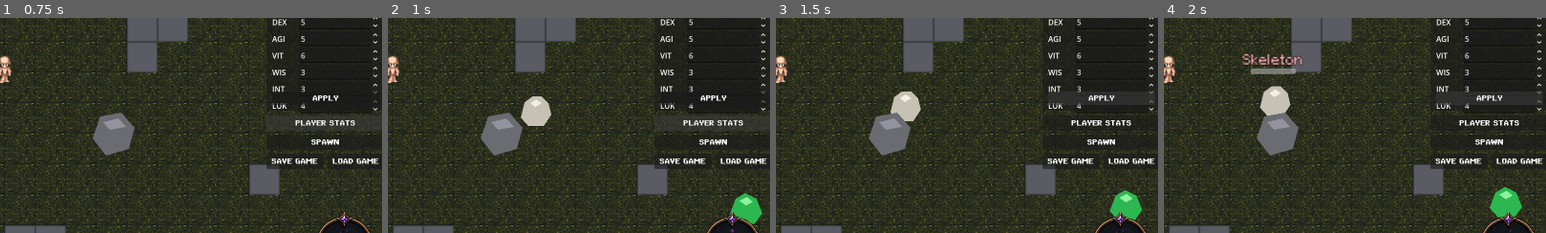
Above: before the commit, frames 1-4 (left to right).
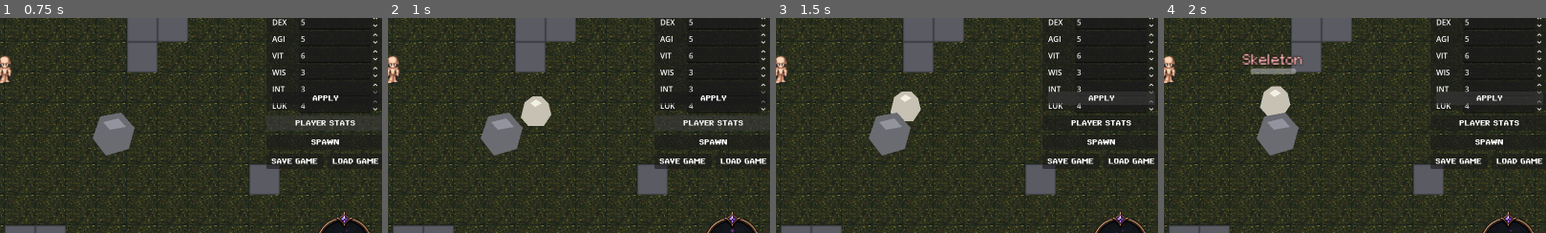
Above: after the commit, the same moments.

Repository: ramonsamagaio/Oathwake-Main
Game: Godot game, scene res://scenes/Main.tscn
The game is run twice, just before and just after one commit, with the same random seed, the same clock (stepped at 60 frames per second) and the same inputs. This scene is started directly instead of the project's main scene.
Inputs:
- Up to frame 1 (0.75 s): click "PLAYER STATS" at 0.5 s
- Up to frame 2 (1 s): no input
- Up to frame 3 (1.5 s): click "APPLY" at 1.25 s
- Up to frame 4 (2 s): no input
The pictures show only the part of the screen within x 49-99%, y 37-87%; the shares and areas given below are measured in that part.

Frame 1 is identical in both runs. In frame 2, 0.8% of the frame differs, in the area x 89-98%, y 81-96%; in frame 3, 0.8%; in frame 4, 0.9%, in the area x 85-94%, y 78-93%.

Commit message:
Use animated sprite frames for slime visual

Diff:
--- a/scenes/enemies/Slime.tscn
+++ b/scenes/enemies/Slime.tscn
@@ -1,6 +1,9 @@
-[gd_scene load_steps=4 format=3]
+[gd_scene load_steps=8 format=3]
 
 [ext_resource type="Script" path="res://scripts/enemies/Slime.gd" id="1_slime_script"]
+[ext_resource type="Texture2D" path="res://assets/sprites/monsters/Slime_Animate/slime_idle1.png" id="2_slime_idle1"]
+[ext_resource type="Texture2D" path="res://assets/sprites/monsters/Slime_Animate/slime_idle2.png" id="3_slime_idle2"]
+[ext_resource type="Texture2D" path="res://assets/sprites/monsters/Slime_Animate/slime_idle3.png" id="4_slime_idle3"]
 
 [sub_resource type="CircleShape2D" id="CircleShape2D_slime_collision"]
 radius = 14.0
@@ -8,14 +11,36 @@
 [sub_resource type="CircleShape2D" id="CircleShape2D_damage_area"]
 radius = 18.0
 
+[sub_resource type="SpriteFrames" id="SpriteFrames_slime_idle"]
+animations = [{
+"frames": [{
+"duration": 1.0,
+"texture": ExtResource("2_slime_idle1")
+}, {
+"duration": 1.0,
+"texture": ExtResource("3_slime_idle2")
+}, {
+"duration": 1.0,
+"texture": ExtResource("4_slime_idle3")
+}, {
+"duration": 1.0,
+"texture": ExtResource("3_slime_idle2")
+}],
+"loop": true,
+"name": &"idle",
+"speed": 6.0
+}]
+
 [node name="Slime" type="CharacterBody2D"]
 script = ExtResource("1_slime_script")
 
 [node name="Body" type="Polygon2D" parent="."]
+visible = false
 color = Color(0.18, 0.72, 0.32, 1)
 polygon = PackedVector2Array(-16, 6, -10, -10, 0, -16, 12, -10, 18, 5, 10, 16, -7, 16)
 
 [node name="Highlight" type="Polygon2D" parent="."]
+visible = false
 color = Color(0.55, 0.95, 0.62, 1)
 polygon = PackedVector2Array(-6, -8, 2, -12, 8, -7, 1, -3)
 
@@ -26,3 +51,8 @@
 
 [node name="CollisionShape2D" type="CollisionShape2D" parent="DamageArea"]
 shape = SubResource("CircleShape2D_damage_area")
+
+[node name="AnimatedSprite2D" type="AnimatedSprite2D" parent="."]
+sprite_frames = SubResource("SpriteFrames_slime_idle")
+animation = &"idle"
+autoplay = "idle"
